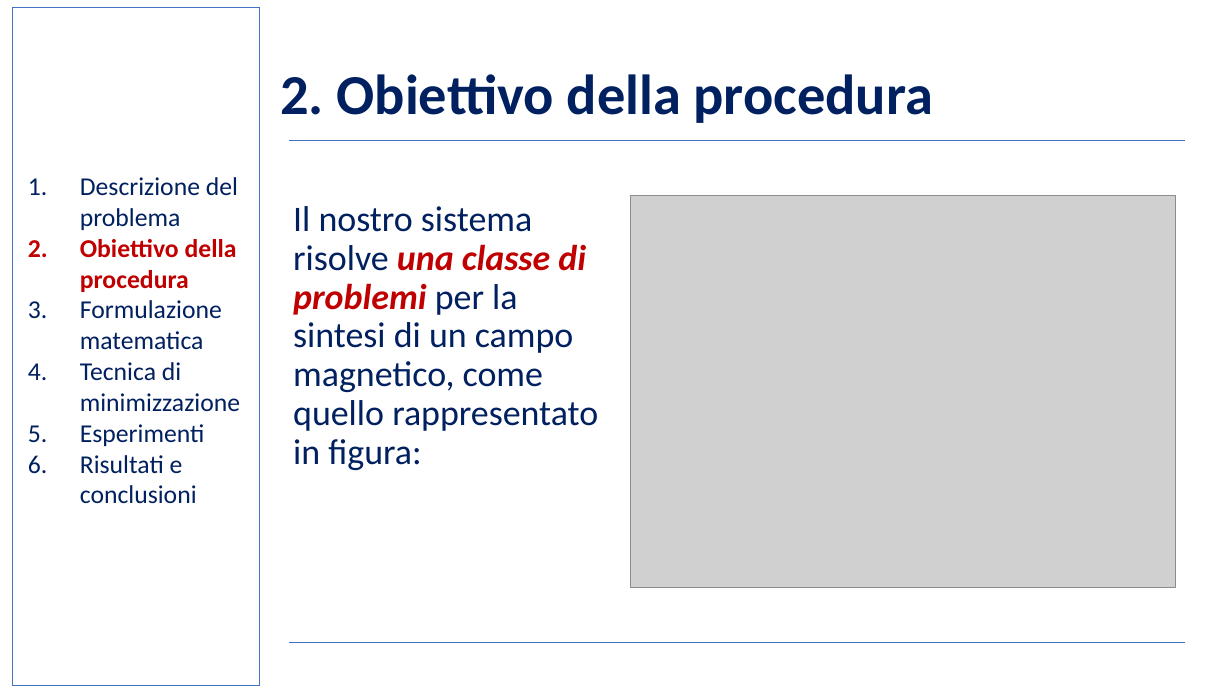
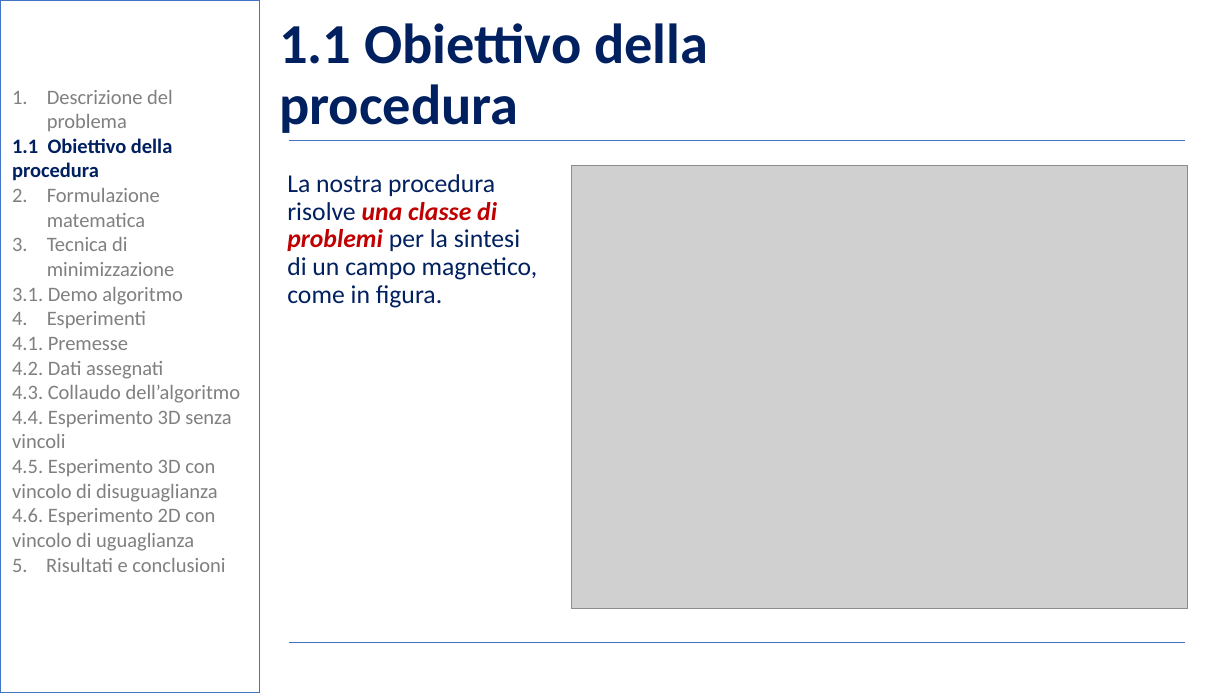
Before and after one commit to BernardoGiordano/NelderMeadMethod, a slide deck: slide 4 of writeup/Slides.pptx. Drawn at 1232x693 pixels with LibreOffice and Linux fonts; fonts in the diff are those of the drawing; grey boxes stand for pictures; background and template pictures are left out. Boxes give left, top, right and bottom in pixels: in the first picture for what was removed or moved away, otherwise in the second. Text is boxed around its words. In the diff, an @@ line names an element or a change of style, - is before the commit and + after.

```diff
--- a/writeup/Slides.pptx
+++ b/writeup/Slides.pptx
@@ rectangle: place and size @@
-rectangle at [13, 7, 260, 686]
+rectangle at [0, 0, 260, 693]
@@ rectangle at [0, 0, 260, 693]: fill none to #FFFFFF at 50% opacity @@
@@ text at [279, 23, 708, 133]: text changed @@
-2. Obiettivo della procedura
+1.1 Obiettivo della procedura
@@ text "Descrizione del problema": place and size @@
-text "Descrizione del problema" at [80, 177, 240, 504]
+text "Descrizione del problema" at [12, 90, 241, 572]
@@ text at [47, 90, 175, 328]: size 20 to 16 pt, text colour #002060 to #808080 in "Descrizione del problema", "Formulazione matematica", "Tecnica di minimizzazione", "Esperimenti"; indent changed @@
@@ text at [12, 138, 172, 181]: text changed; size 20 to 16 pt; text colour #C00000 to #002060 @@
-2. Obiettivo della procedura
+1.1 Obiettivo della procedura
@@ text at [287, 174, 538, 308]: text changed; size 28 to 20 pt @@
-Il nostro sistema risolve una classe di problemi per la sintesi di un campo magnetico, come quello rappresentato in figura:
+La nostra procedura risolve una classe di problemi per la sintesi di un campo magnetico, come in figura.
@@ picture: place and size @@
-picture at [630, 196, 1176, 588]
+picture at [571, 165, 1188, 609]
@@ text at [12, 287, 183, 305]: paragraph added @@
+3.1. Demo algoritmo
@@ text at [12, 337, 241, 572]: text changed; size 20 to 16 pt; text colour #002060 to #808080 @@
-6. Risultati e conclusioni
+4.1. Premesse
+4.2. Dati assegnati
+4.3. Collaudo dell’algoritmo
+4.4. Esperimento 3D senza vincoli
+4.5. Esperimento 3D con vincolo di disuguaglianza
+4.6. Esperimento 2D con vincolo di uguaglianza
+5. Risultati e conclusioni
```
Also in this commit, not shown: 18 other slides changed, 1 slide added, 3 other files.
